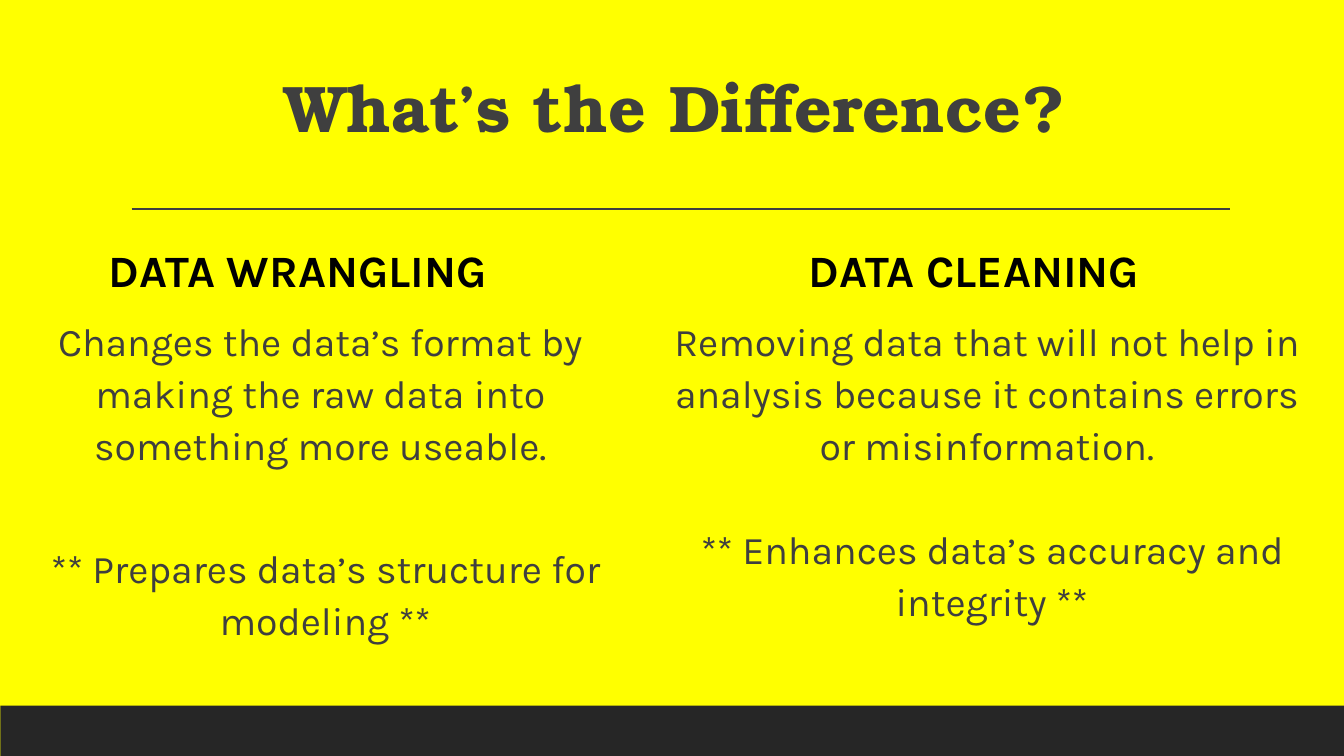
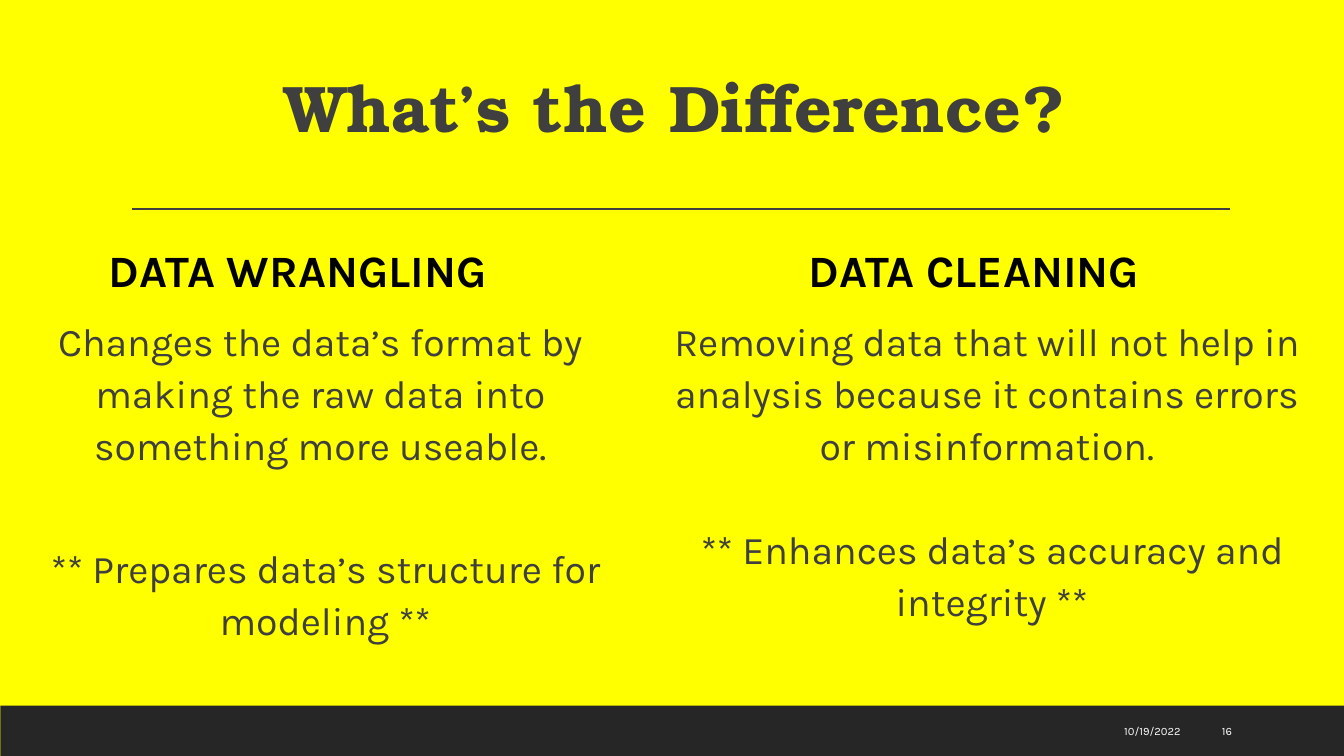
Before and after one commit to torres11991/dap-curriculum, a slide deck: slide 16 of Section02/2.2-IntroToDataAnalytics.pptx. Drawn at 1344x756 pixels with LibreOffice and Linux fonts; fonts in the diff are those of the drawing. Boxes give left, top, right and bottom in pixels: in the first picture for what was removed or moved away, otherwise in the second. Text is boxed around its words. In the diff, an @@ line names an element or a change of style, - is before the commit and + after.

```diff
--- a/Section02/2.2-IntroToDataAnalytics.pptx
+++ b/Section02/2.2-IntroToDataAnalytics.pptx
@@ text added at (x1=1124, y1=727, x2=1180, y2=736), 8 pt, text #FFFFFF @@
+10/19/2022
@@ page number added at (x1=1222, y1=728, x2=1232, y2=735), 8 pt, text #FFFFFF @@
+16
```
Also in this commit, not shown: 10 other slides changed, 2 other files.
